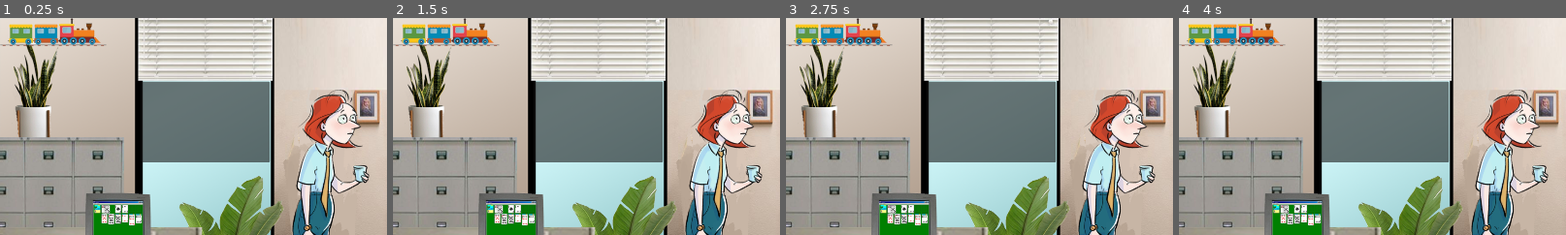
Above: before the commit, frames 1-4 (left to right).
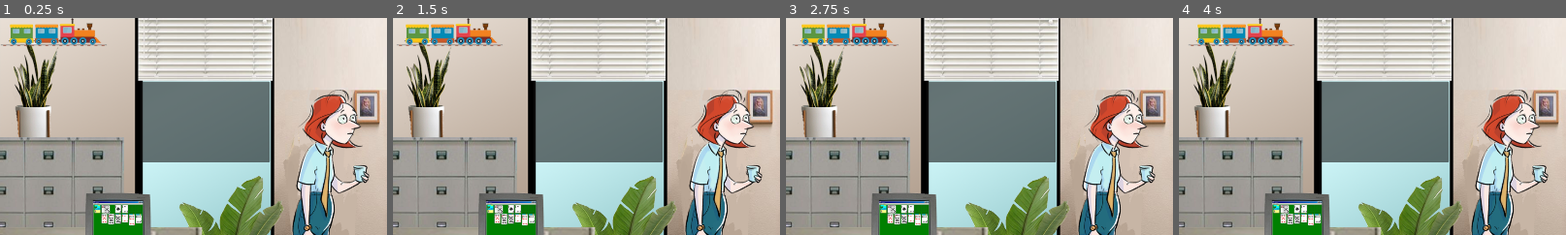
Above: after the commit, the same moments.

Repository: boneyard24/VGGJ2026
Game: Godot game, scene res://Main.tscn
Same seed, same stepped clock (60 frames per second), same inputs: the game is played once before the commit and once after it.
Inputs:
- Up to frame 1 (0.25 s): no input
- Up to frame 2 (1.5 s): tap Enter (enter) at 0.5, 0.6, 1.35 s; hold Right (right) 0.53-1.28 s; hold Down (down) from 1.28 s (still down)
- Up to frame 3 (2.75 s): release Down (down) at 2.03 s; hold Right (right) from 2.03 s (still down); tap Enter (enter) at 2.1 s
- Up to frame 4 (4 s): release Right (right) at 2.78 s; hold Up (up) 2.78-3.53 s; tap Enter (enter) at 2.85, 3.6 s; hold Left (left) from 3.53 s (still down)
The pictures show only the part of the screen within x 0-50%, y 0-50%; the shares and areas given below are measured in that part.

The runs differ from the first frame. In frame 1, 0.7% of the frame differs, in the area x 0-28%, y 0-13%; in frame 2, 1.5%; in frame 3, 1.7%; in frame 4, 1.8%, in the area x 0-30%, y 0-13%.

Commit message:
Train now moves on Main scene

Diff:
--- a/trainger/Main.tscn
+++ b/trainger/Main.tscn
@@ -64,3 +64,5 @@
 
 [node name="Environment" parent="." unique_id=1706885947 instance=ExtResource("10_wkp8b")]
 position = Vector2(960, 540)
+
+[connection signal="dialogue_duration_calculated" from="DialogueBox" to="TensionProgressBar" method="_on_dialogue_box_dialogue_duration_calculated"]
